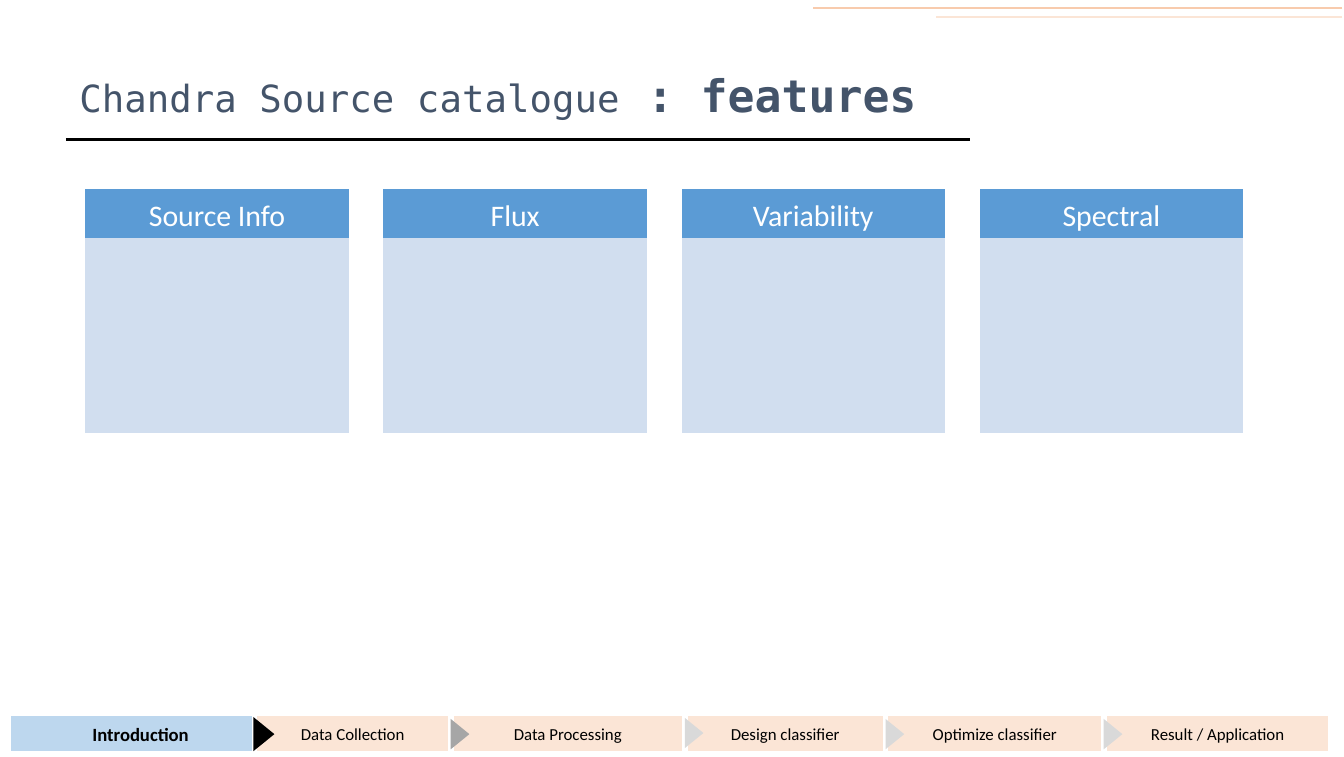
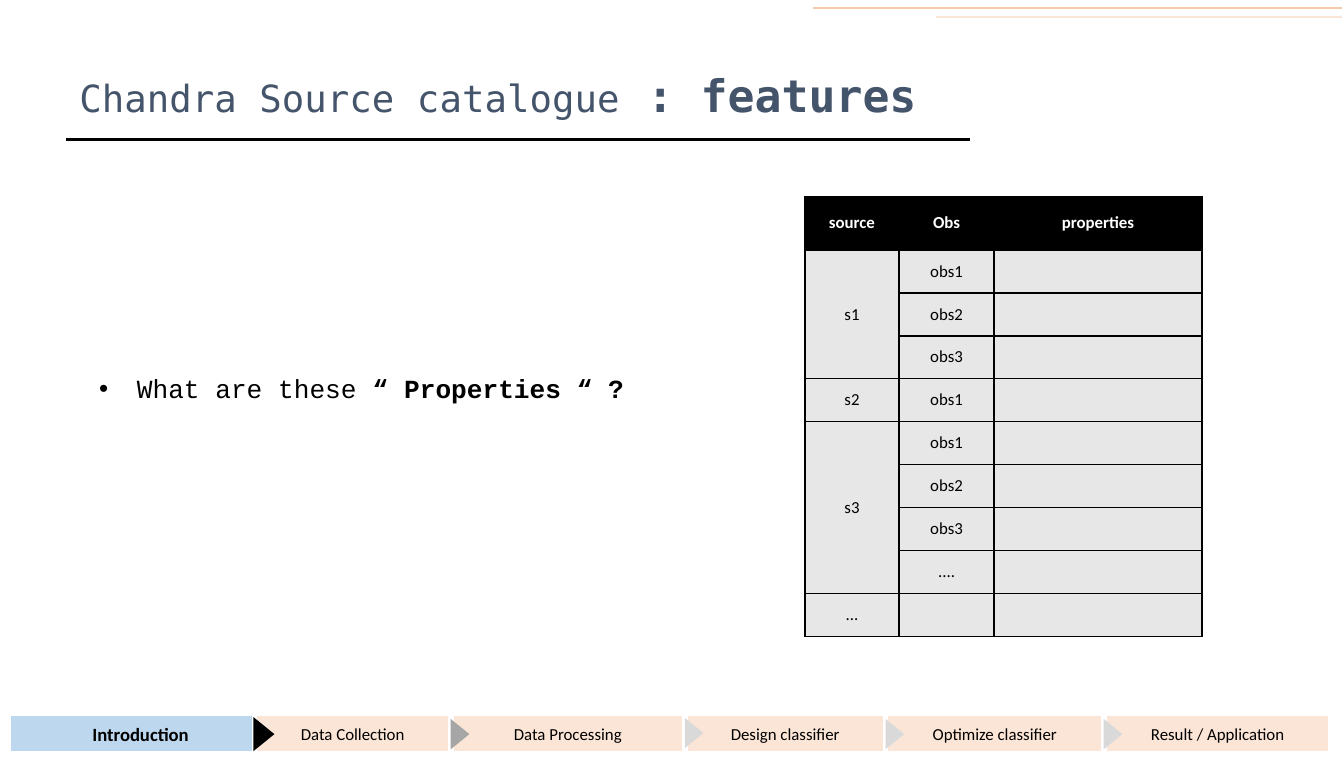
Before and after one commit to KumaranShivam5/gemini, a slide deck: slide 13 of presentation/end_sem_dec_2021/ppt_draft_backup.pptx (slide 11 before the commit). Drawn at 1344x757 pixels with LibreOffice and Linux fonts; fonts in the diff are those of the drawing. Boxes give left, top, right and bottom in pixels: in the first picture for what was removed or moved away, otherwise in the second. Text is boxed around its words. In the diff, an @@ line names an element or a change of style, - is before the commit and + after.

```diff
--- a/presentation/end_sem_dec_2021/ppt_draft_backup.pptx
+++ b/presentation/end_sem_dec_2021/ppt_draft_backup.pptx
@@ table added at [805, 196, 1202, 637], 10 rows, 3 columns @@
+source | Obs | properties
+s1 | obs1 | 
+ | obs2 | 
+ | obs3 | 
+s2 | obs1 | 
+s3 | obs1 | 
+ | obs2 | 
+ | obs3 | 
+ | .... | 
+... |  | 
@@ group removed at [86, 191, 1243, 431]: 8 rectangles, 4 texts @@
-Source Info
-Flux
-Variability
-Spectral
@@ text added at [137, 380, 561, 404], 14 pt, text #000000, bold @@
+• What are these “ Properties “ ?
```
Also in this commit, not shown: 53 other slides changed, 9 slides added, 1 slide removed, 15 other files.
